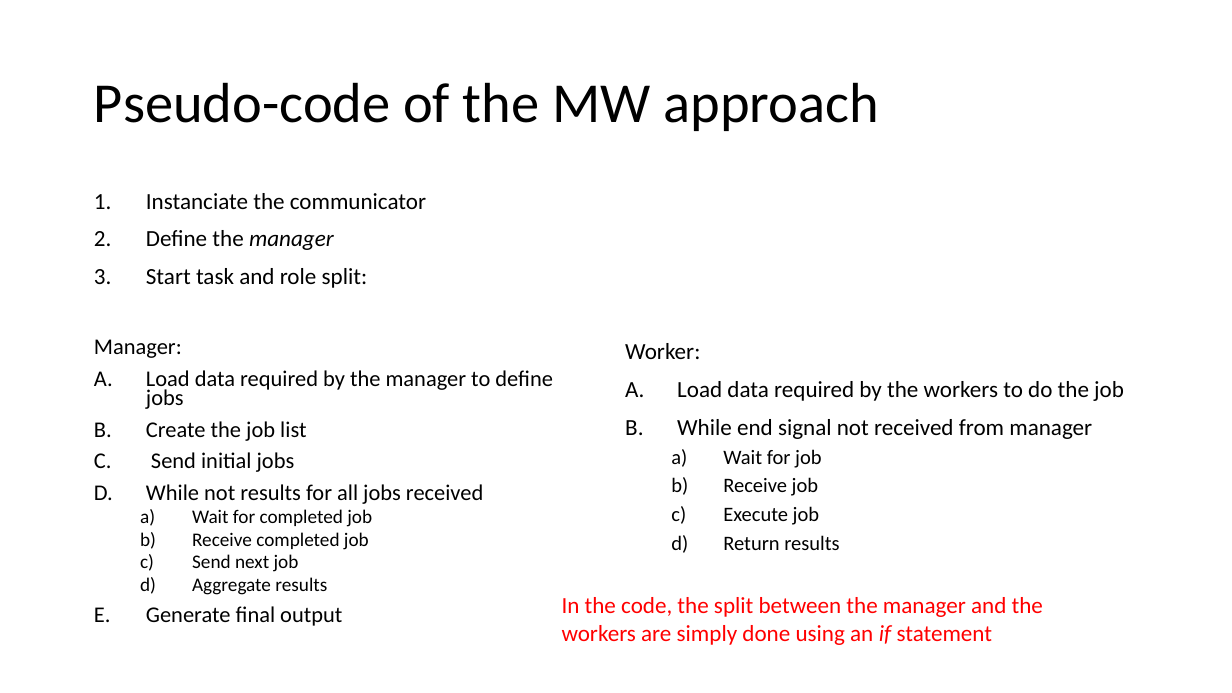
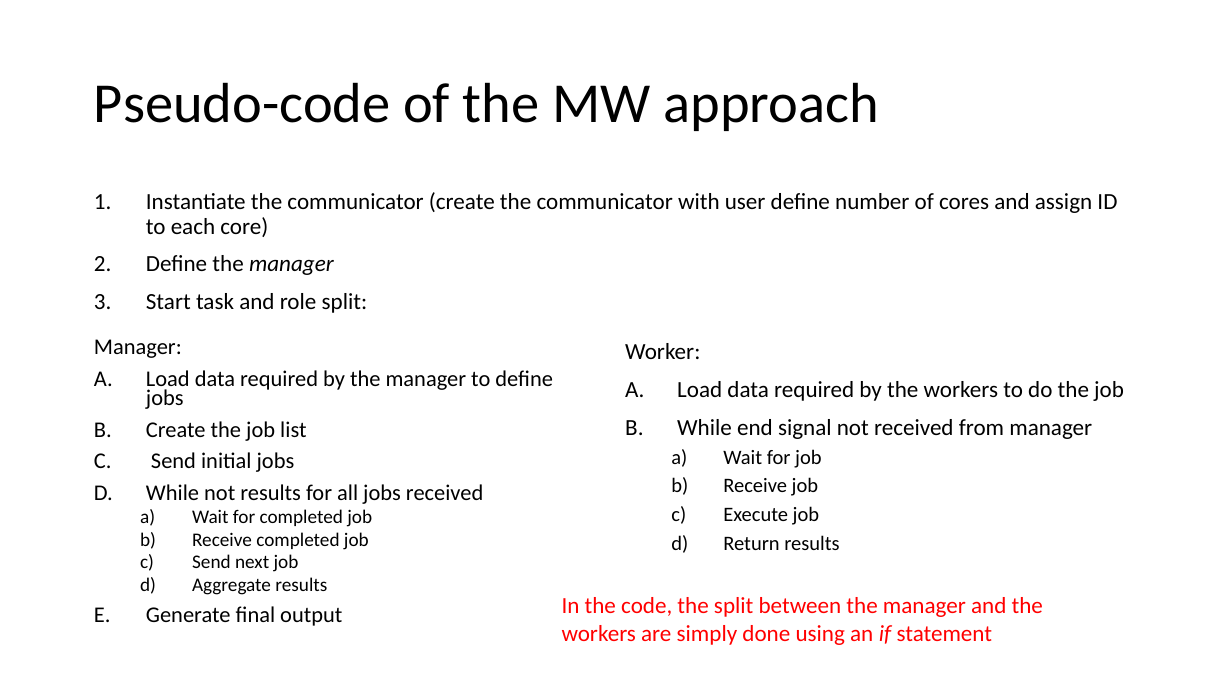
Before and after one commit to xavierbellagamba/MPI_example, a slide deck: slide 10 of MPI.pptx (slide 7 before the commit). Drawn at 1232x693 pixels with LibreOffice and Linux fonts; fonts in the diff are those of the drawing. Boxes give left, top, right and bottom in pixels: in the first picture for what was removed or moved away, otherwise in the second. Text is boxed around its words. In the diff, an @@ line names an element or a change of style, - is before the commit and + after.

```diff
--- a/MPI.pptx
+++ b/MPI.pptx
@@ text at bbox=[146, 192, 1117, 237]: text changed @@
-1. Instanciate the communicator
+1. Instantiate the communicator (create the communicator with user define number of cores and assign ID to each core)
```
Also in this commit, not shown: 5 other slides changed, 4 slides added.
